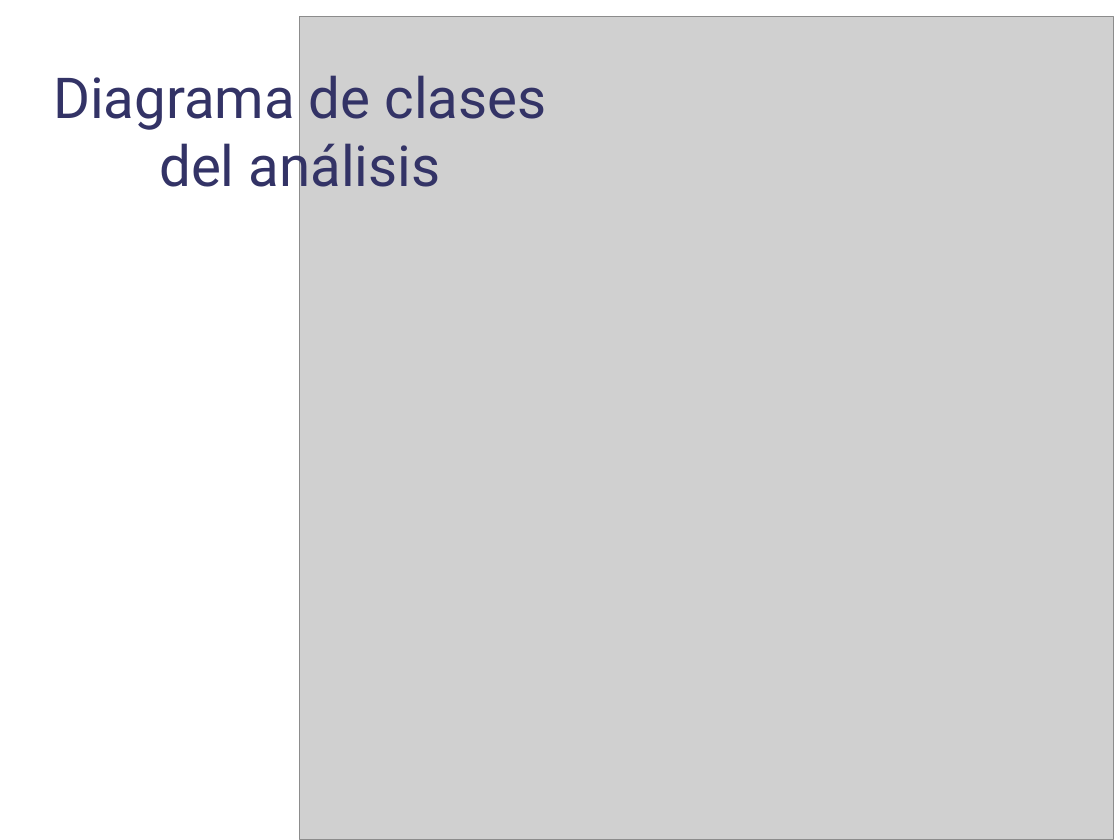
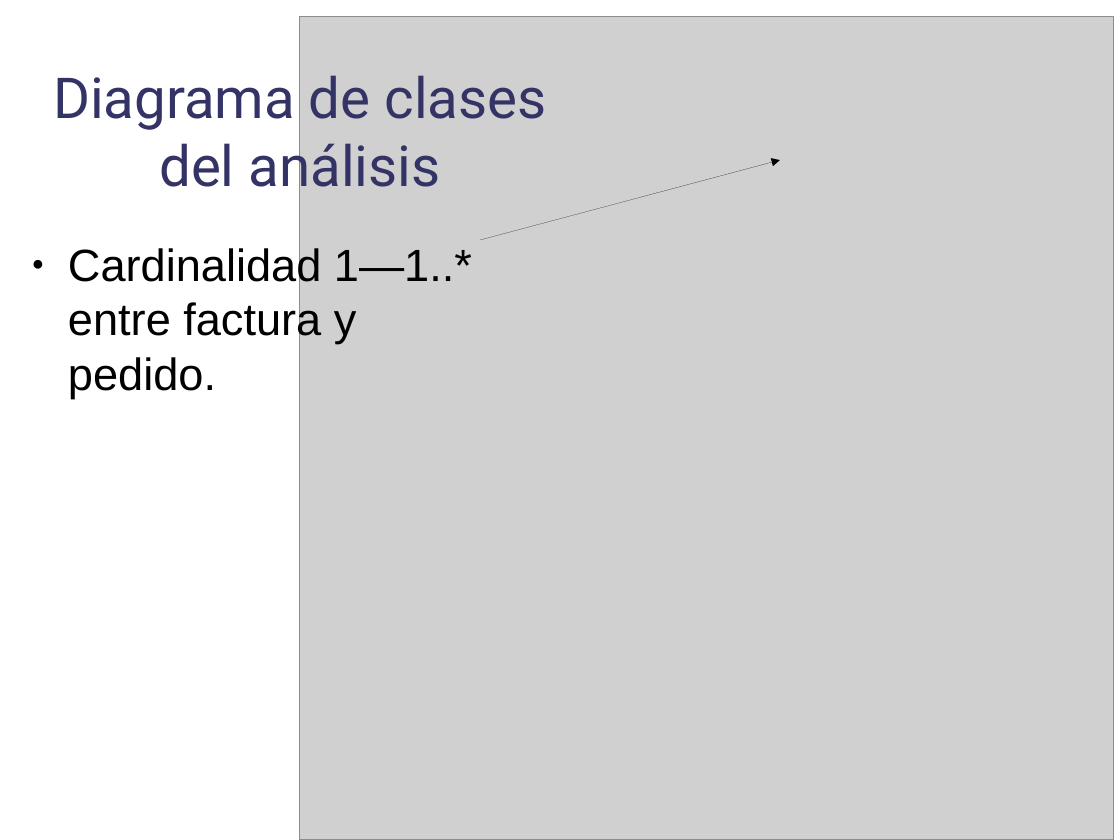
Before and after one commit to danoco78/touchteam, a slide deck: slide 8 of 2_iteracion/Planificacion/InformacionPresentacion/[Sergio] Presentacion-Analisis.odp. Drawn at 1120x840 pixels with LibreOffice and Linux fonts; fonts in the diff are those of the drawing; grey boxes stand for pictures; background and template pictures are left out. Boxes give left, top, right and bottom in pixels: in the first picture for what was removed or moved away, otherwise in the second. Text is boxed around its words. In the diff, an @@ line names an element or a change of style, - is before the commit and + after.

```diff
--- a/2_iteracion/Planificacion/InformacionPresentacion/[Sergio] Presentacion-Analisis.odp
+++ b/2_iteracion/Planificacion/InformacionPresentacion/[Sergio] Presentacion-Analisis.odp
@@ arrow added from (480, 240) to (781, 160), #000000 0 pt @@
@@ text added at [68, 246, 472, 398], 32 pt, text #000000 @@
+● Cardinalidad 1—1..* entre factura y pedido.
```
Also in this commit, not shown: 7 slides added, 5 slides removed.
